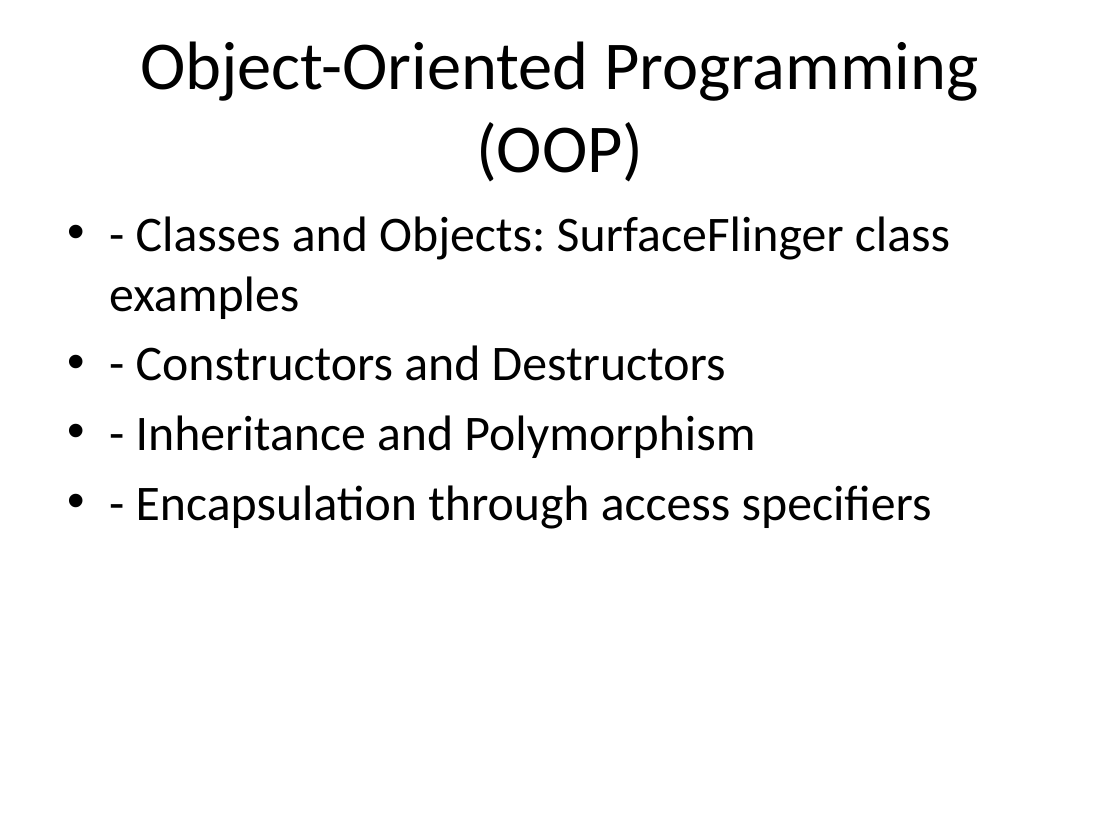
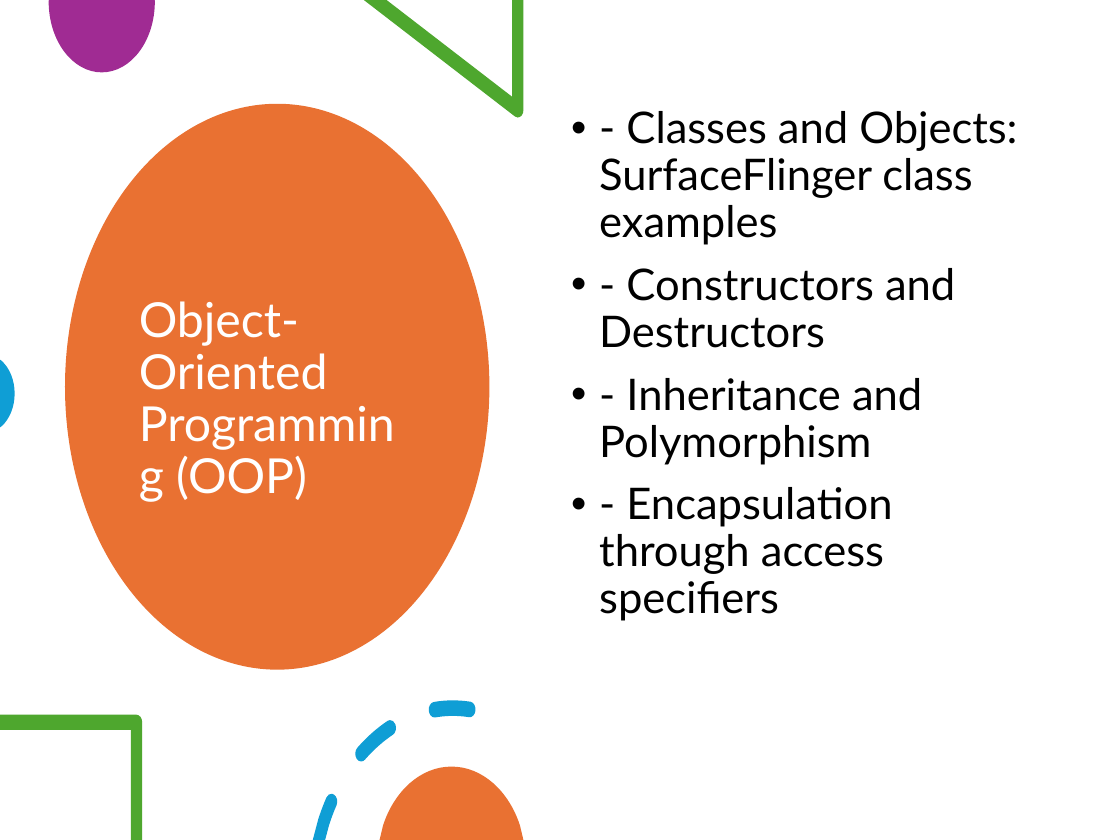
Before and after one commit to sudheerdevu/Thundersoft_work, a slide deck: slide 4 of session/SurfaceFlinger_cpp_concepts.pptx. Drawn at 1120x840 pixels with LibreOffice and Linux fonts; fonts in the diff are those of the drawing. Boxes give left, top, right and bottom in pixels: in the first picture for what was removed or moved away, otherwise in the second. Text is boxed around its words. In the diff, an @@ line names an element or a change of style, - is before the commit and + after.

```diff
--- a/session/SurfaceFlinger_cpp_concepts.pptx
+++ b/session/SurfaceFlinger_cpp_concepts.pptx
@@ freeform shape added at <box>49,0,156,73</box>, fill #A02B93 @@
@@ freeform shape added at <box>364,0,524,118</box>, fill #4EA72E @@
@@ ellipse added at <box>65,104,489,670</box>, fill #E97132 @@
@@ text "- Classes and Objects: SurfaceFlinger ...": place and size @@
-text "- Classes and Objects: SurfaceFlinger ..." at <box>109,216,950,529</box>
+text "- Classes and Objects: SurfaceFlinger ..." at <box>599,111,1017,621</box>
@@ text "- Classes and Objects: SurfaceFlinger ..." at <box>599,111,1017,621</box>: size 32 to 28 pt, font Calibri to Lato; indent changed; line spacing 1 to 0.9; more space between paragraphs @@
@@ title "Object-Oriented Programming (OOP)": place and size @@
-title "Object-Oriented Programming (OOP)" at <box>140,41,979,182</box>
+title "Object-Oriented Programming (OOP)" at <box>139,301,328,500</box>
@@ title "Object-Oriented Programming (OOP)" at <box>139,301,328,500</box>: size 44 to 31 pt, font Calibri to Lato, text colour #000000 to #FFFFFF; alignment centre to left; line spacing 1 to 0.9 @@
@@ freeform shape added at <box>0,360,15,427</box>, fill #0F9ED5 @@
@@ freeform shape added at <box>0,715,142,840</box>, fill #4EA72E @@
@@ freeform shape added at <box>312,700,475,840</box>, fill #0F9ED5 @@
@@ freeform shape added at <box>380,766,523,840</box>, fill #E97132 @@
```
Also in this commit, not shown: 9 other slides changed, 2 other files.
